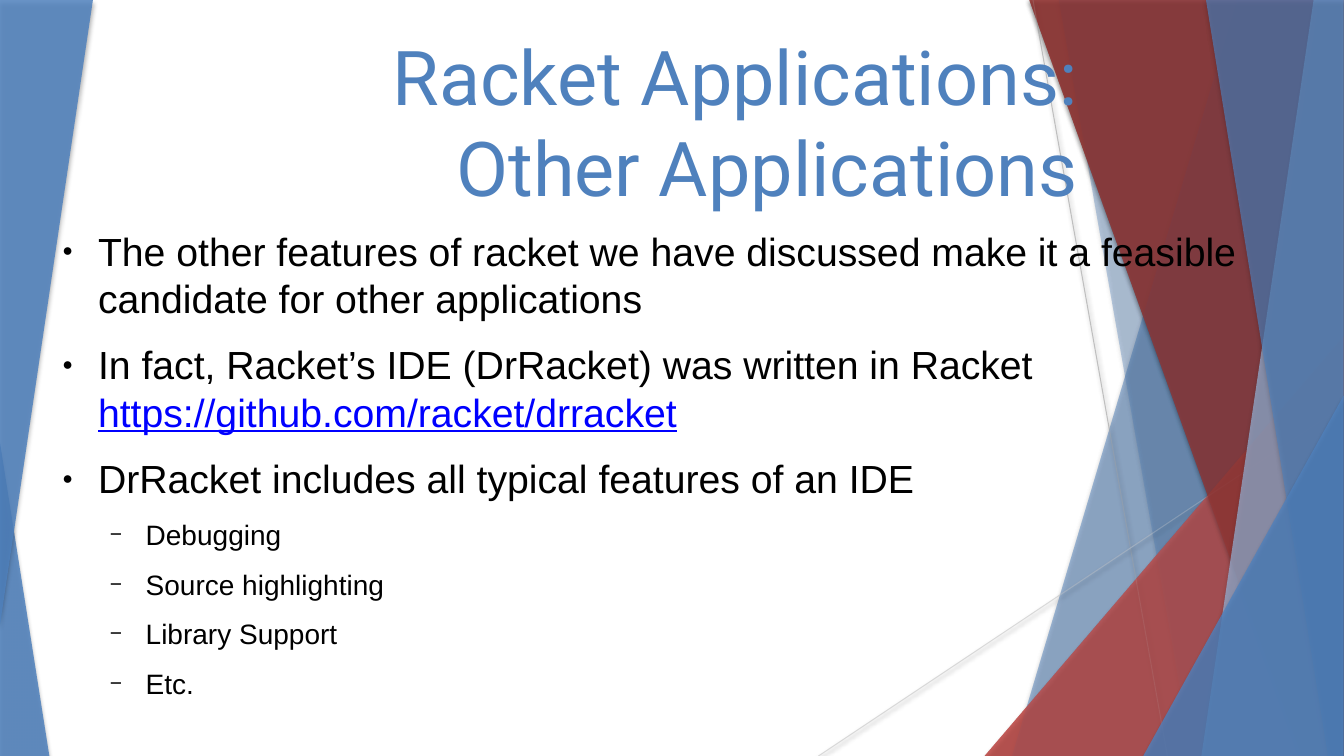
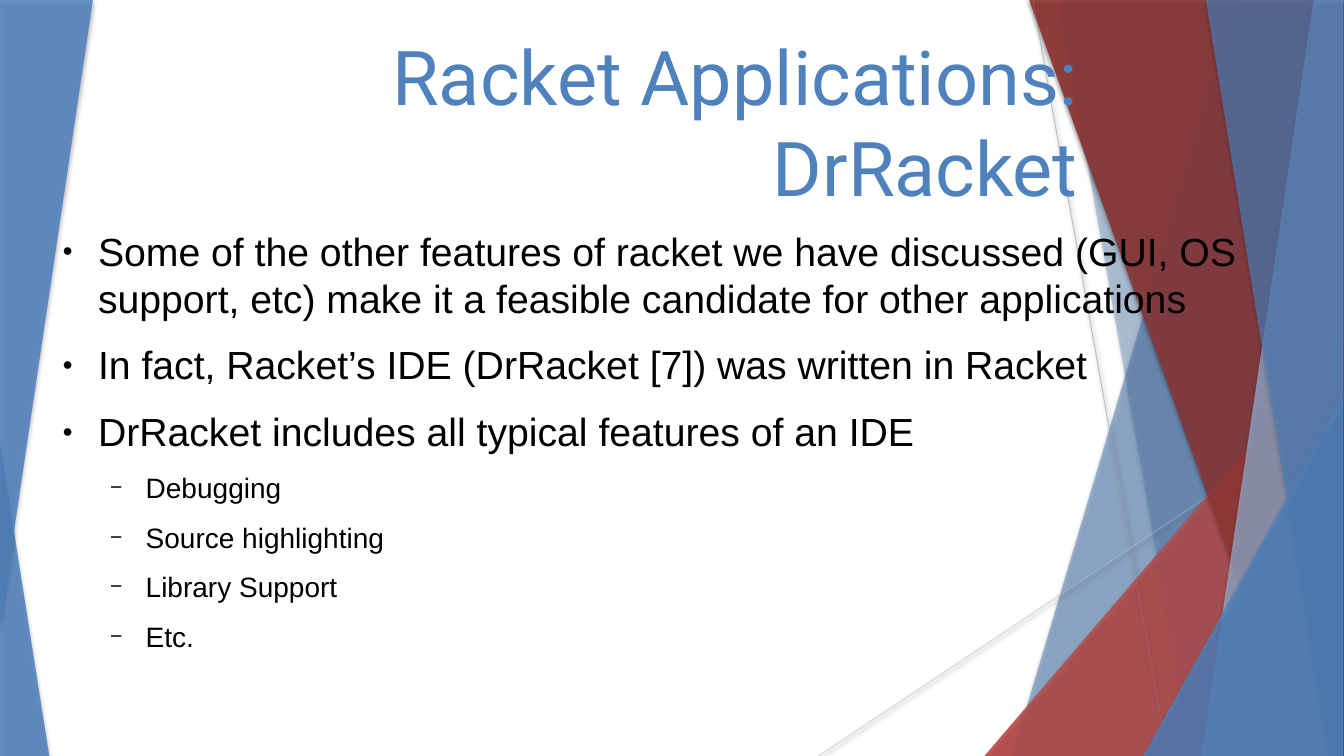
Before and after one commit to stevester94/CSC201_Project, a slide deck: slide 12 of CSC201Sec3Proj3Team4.pptx. Drawn at 1344x756 pixels with LibreOffice and Linux fonts; fonts in the diff are those of the drawing. Boxes give left, top, right and bottom in pixels: in the first picture for what was removed or moved away, otherwise in the second. Text is boxed around its words. In the diff, an @@ line names an element or a change of style, - is before the commit and + after.

```diff
--- a/CSC201Sec3Proj3Team4.pptx
+++ b/CSC201Sec3Proj3Team4.pptx
@@ freeform shape at <box>1206,0,1344,756</box>: outline redrawn @@
@@ freeform shape at <box>1206,0,1344,756</box>: outline redrawn @@
@@ text at <box>392,37,1078,214</box>: text changed @@
-Racket Applications: Other Applications
+Racket Applications: DrRacket
@@ text at <box>98,235,1236,387</box>: text changed @@
-● The other features of racket we have discussed make it a feasible candidate for other applications
-● In fact, Racket’s IDE (DrRacket) was written in Racket https://github.com/racket/drracket
+● Some of the other features of racket we have discussed (GUI, OS support, etc) make it a feasible candidate for other applications
+● In fact, Racket’s IDE (DrRacket [7]) was written in Racket
```
Also in this commit, not shown: 8 other slides changed, 2 slides removed.
